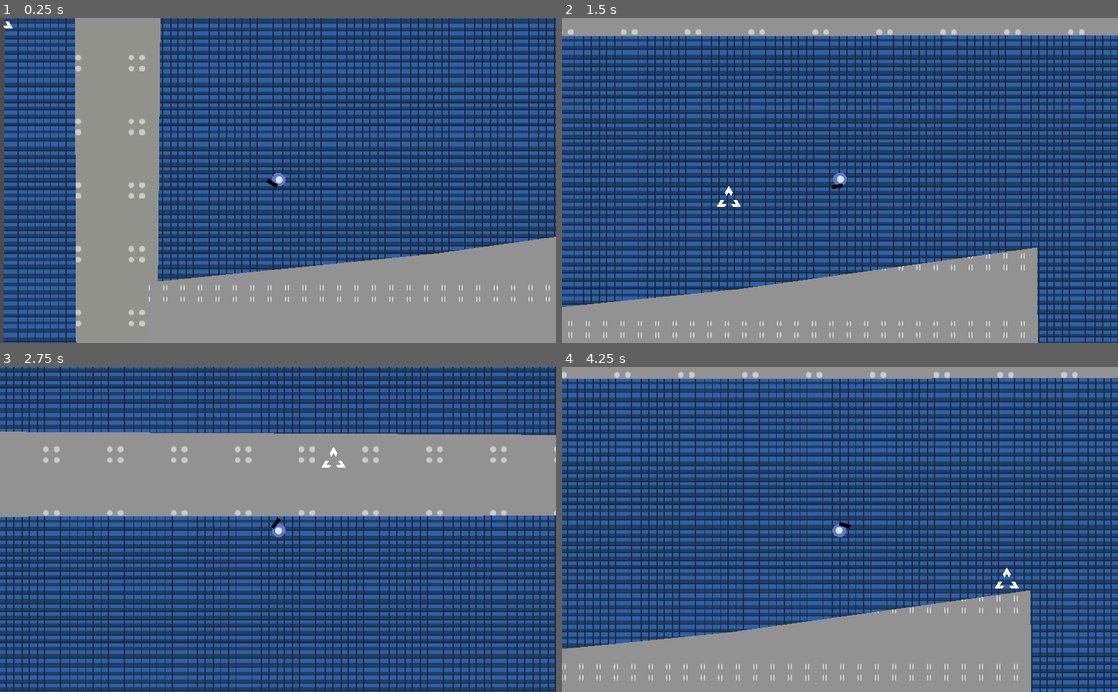
Above: before the commit, frames 1-4 (two rows, left to right).
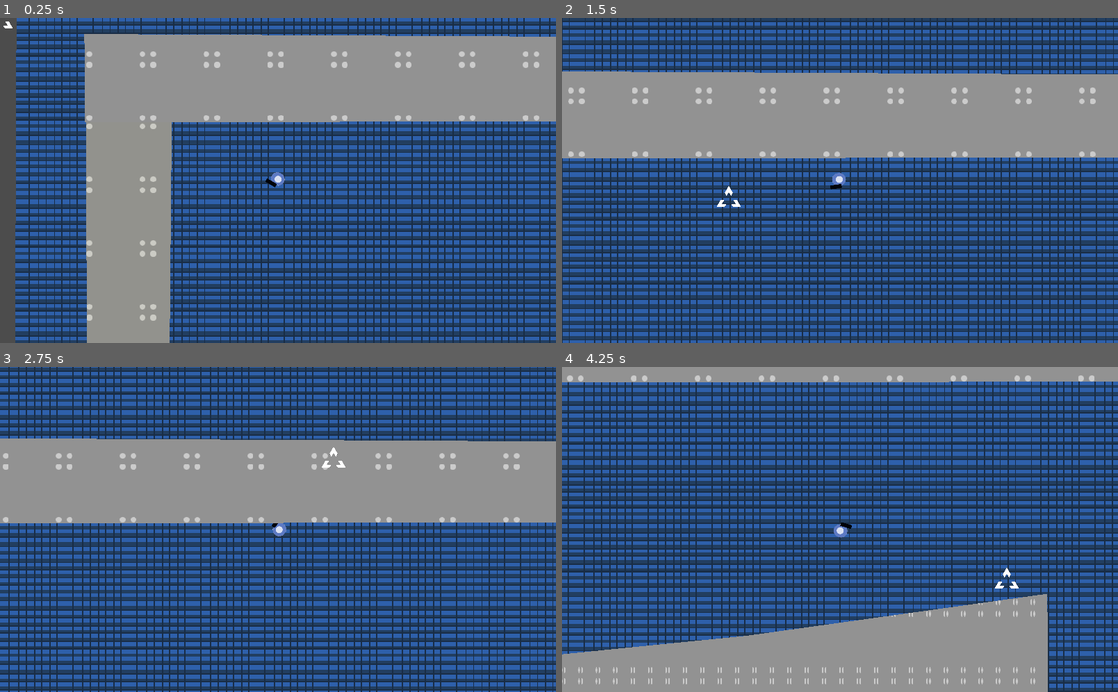
Above: after the commit, the same moments.

Repository: jnrdrgz/BadDrones
Game: Godot game, scene res://Game/Levels/Floor1.tscn
Two runs of this game, one before a commit and one after it. Both use one fixed random seed, a clock stepped at 60 frames per second and the inputs below. This scene is started directly instead of the project's main scene.
Inputs (mouse positions are in pixels of both pictures, inside the frame that each line leads up to):
- Up to frame 1 (0.25 s): no input
- Up to frame 2 (1.5 s): move the mouse to (962, 164) at 0.52 s; hold W (move_up) 0.53-1.28 s; click (962, 164) at 0.6 s; move the mouse to (728, 196) at 1.27 s; hold S (move_down) from 1.28 s (still down); click (728, 196) at 1.35 s
- Up to frame 3 (2.75 s): move the mouse to (333, 458) at 2.02 s; release S (move_down) at 2.03 s; hold W (move_up) from 2.03 s (still down); click (333, 458) at 2.1 s
- Up to frame 4 (4.25 s): move the mouse to (812, 594) at 2.77 s; click (812, 594) at 2.85 s; move the mouse to (1006, 578) at 3.52 s; release W (move_up) at 3.53 s; hold S (move_down) from 3.53 s (still down); click (1006, 578) at 3.6 s

The runs differ from the first frame. In frame 1, 75% of the frame differs, in the area x 0-100%, y 0-100%; in frame 2, 91%; in frame 3, 46%; in frame 4, 73%.

Commit message:
explosiones

Diff:
--- a/Game/Argos.gd
+++ b/Game/Argos.gd
@@ -4,7 +4,9 @@
 const MOVE_SPEED = 200
 onready var raycast = $RayCast2D
 
-var player_already_saw = false
+var killed = false
+
+var player_already_saw = true
 
 ##node path for the ai
 export (NodePath) var path
@@ -22,18 +24,35 @@
 		var vec_to_player = player.global_position - global_position
 		vec_to_player = vec_to_player.normalized()
 		global_rotation = atan2(vec_to_player.y, vec_to_player.x)
-		move_and_collide(vec_to_player * MOVE_SPEED * delta)
+		var collision = move_and_collide(vec_to_player * MOVE_SPEED * delta)
 
+		if collision :
+			var obj_coll = collision.collider
+
+			if obj_coll:
+				if obj_coll.is_in_group("walls"):
+					print("Wall collision")
+					kill()
 
 	if raycast.is_colliding():
 		var coll = raycast.get_collider()
 		if coll.name == "Player":
 			get_tree().change_scene("res://Menu.tscn")
 
+
+func _process(delta):
+	if killed:
+		if $Explosion.finished:
+			queue_free()
+
 func kill():
 	print("kill")
-	queue_free()
+	$Explosion.visible = true
+	$Sprite.visible = false
+	$Explosion.play_anim("main_explosion")
+	killed = true
+
 
 func set_player():
 	#change
-	player = get_parent().get_parent().get_node("Player")
+	player = get_parent().get_parent().get_parent().get_parent().get_node("Player")
--- a/Game/Argos.tscn
+++ b/Game/Argos.tscn
@@ -1,10 +1,11 @@
-[gd_scene load_steps=5 format=2]
+[gd_scene load_steps=6 format=2]
 
 [ext_resource path="res://Assets/argos_rigth.png" type="Texture" id=1]
 [ext_resource path="res://Game/Argos.gd" type="Script" id=2]
+[ext_resource path="res://Game/Explosion.tscn" type="PackedScene" id=3]
 
 [sub_resource type="CircleShape2D" id=1]
-radius = 30.2183
+radius = 27.6666
 
 [sub_resource type="RectangleShape2D" id=2]
 extents = Vector2( 132.662, 30.1122 )
@@ -23,7 +24,6 @@
 shape = SubResource( 1 )
 
 [node name="RayCast2D" type="RayCast2D" parent="."]
-enabled = true
 cast_to = Vector2( 22, 0 )
 
 [node name="Area2D" type="Area2D" parent="."]
@@ -31,3 +31,6 @@
 [node name="CollisionShape2D" type="CollisionShape2D" parent="Area2D"]
 position = Vector2( 131.408, 0.0764313 )
 shape = SubResource( 2 )
+disabled = true
+
+[node name="Explosion" parent="." instance=ExtResource( 3 )]
--- a/Game/BaseLevel.gd
+++ b/Game/BaseLevel.gd
@@ -14,4 +14,8 @@
 
 func _physics_process(delta):
 	for enemy in enemies_node.get_children():
-		enemy.get_node("PathFollow2D").offset += delta*path_speed
+		if enemy.get_node("PathFollow2D").has_node("Argos"):
+			var e = enemy.get_node("PathFollow2D").get_node("Argos")
+			if e:
+				if not e.player_already_saw:
+					enemy.get_node("PathFollow2D").offset += delta*path_speed
--- /dev/null
+++ b/Game/Explosion.gd
@@ -0,0 +1,15 @@
+extends Node2D
+
+var finished = false
+onready var anim_player = $AnimationPlayer
+
+func _ready():
+	pass # Replace with function body.
+
+func _on_AnimationPlayer_animation_finished(anim_name):
+	finished = true
+
+func play_anim(anim):
+	if anim_player.current_animation == anim:
+		return
+	anim_player.play(anim)
--- /dev/null
+++ b/Game/Explosion.tscn
@@ -0,0 +1,32 @@
+[gd_scene load_steps=4 format=2]
+
+[ext_resource path="res://Assets/explosion_oga.png" type="Texture" id=1]
+[ext_resource path="res://Game/Explosion.gd" type="Script" id=2]
+
+[sub_resource type="Animation" id=1]
+resource_name = "main_explosion"
+length = 1.7
+tracks/0/type = "value"
+tracks/0/path = NodePath("Sprite:frame")
+tracks/0/interp = 1
+tracks/0/loop_wrap = true
+tracks/0/imported = false
+tracks/0/enabled = true
+tracks/0/keys = {
+"times": PoolRealArray( 0.2, 0.3, 0.4, 0.5, 0.6, 0.7, 0.8, 0.9, 1, 1.1, 1.2, 1.3, 1.6 ),
+"transitions": PoolRealArray( 1, 1, 1, 1, 1, 1, 1, 1, 1, 1, 1, 1, 1 ),
+"update": 1,
+"values": [ 0, 1, 2, 3, 4, 5, 6, 7, 8, 9, 10, 11, 12 ]
+}
+
+[node name="Explosion" type="Node2D"]
+script = ExtResource( 2 )
+
+[node name="Sprite" type="Sprite" parent="."]
+texture = ExtResource( 1 )
+hframes = 13
+frame = 12
+
+[node name="AnimationPlayer" type="AnimationPlayer" parent="."]
+anims/main_explosion = SubResource( 1 )
+[connection signal="animation_finished" from="AnimationPlayer" to="." method="_on_AnimationPlayer_animation_finished"]
--- a/Game/Levels/Floor1.tscn
+++ b/Game/Levels/Floor1.tscn
@@ -22,6 +22,12 @@
 texture = ExtResource( 3 )
 polygon = PoolVector2Array( -106.232, -274.429, -113.359, 1507.37, 3564.27, 1521.62, 3542.89, -295.81 )
 
+[node name="Player" parent="." index="1"]
+position = Vector2( 300.902, 88.9032 )
+
+[node name="Camera2D" parent="Player" index="3"]
+position = Vector2( -1.84726, 0.146667 )
+
 [node name="Path2D" type="Path2D" parent="Enemies" index="0"]
 curve = SubResource( 1 )
 
@@ -39,31 +45,39 @@
 curve = SubResource( 2 )
 
 [node name="PathFollow2D" type="PathFollow2D" parent="Enemies/Path2D2" index="0"]
-position = Vector2( 2662.13, -135.765 )
+position = Vector2( 2662.71, -136.623 )
+rotation = -3.13975
 
 [node name="Argos" parent="Enemies/Path2D2/PathFollow2D" index="0" instance=ExtResource( 4 )]
 
-[node name="MainWall" type="StaticBody2D" parent="Walls" index="0"]
+[node name="MainWall" type="StaticBody2D" parent="Walls" index="0" groups=[
+"walls",
+]]
 
-[node name="CollisionPolygon2D" type="CollisionPolygon2D" parent="Walls/MainWall" index="0"]
-polygon = PoolVector2Array( -3.81559, 0.474777, 4.24268, 1299.54, 3421.43, 1342.26, 3389.4, 7.41736, 2921.83, 3.85552, 2962.25, 851.036, 3129.18, 1069.76, 325.181, 1055.76, 120.23, 1063.05, 138.285, -2.32831 )
-
-[node name="Wall" type="Polygon2D" parent="Walls/MainWall" index="1"]
+[node name="Wall" type="Polygon2D" parent="Walls/MainWall" index="0"]
 position = Vector2( 0, -3.5636 )
 color = Color( 1, 1, 0.964706, 1 )
 texture = ExtResource( 2 )
 polygon = PoolVector2Array( 2.20593, -5.94447, 136.511, -1.90363, 126.627, 1059.6, 3141.43, 1073.85, 2963.25, 867.162, 2920.87, -13.9167, 3389.03, -7.3096, 3414.3, 1332.67, 7.06934, 1303.88 )
 
-[node name="UpWall" type="StaticBody2D" parent="Walls" index="1"]
+[node name="CollisionPolygon2D" type="CollisionPolygon2D" parent="Walls/MainWall" index="1"]
+polygon = PoolVector2Array( -3.81559, 0.474777, 4.24268, 1299.54, 3421.43, 1342.26, 3389.4, 7.41736, 2921.83, 3.85552, 2962.25, 851.036, 3129.18, 1069.76, 325.181, 1055.76, 120.23, 1063.05, 138.285, -2.32831 )
 
-[node name="CollisionPolygon2D" type="CollisionPolygon2D" parent="Walls/UpWall" index="0"]
-polygon = PoolVector2Array( -11.7707, -5.45282, 3390.86, 2.54718, 3382.86, -125.453, 0.90097, -117.453 )
+[node name="UpWall" type="StaticBody2D" parent="Walls" index="1" groups=[
+"walls",
+]]
 
-[node name="Polygon2D" type="Polygon2D" parent="Walls/UpWall" index="1"]
+[node name="Polygon2D" type="Polygon2D" parent="Walls/UpWall" index="0"]
 texture = ExtResource( 2 )
 polygon = PoolVector2Array( 0.438637, -1.63244, -0.295227, -140.024, 3382.31, -120.996, 3391.82, -6.83258 )
 
-[node name="Wall1" type="StaticBody2D" parent="Walls" index="2"]
+[node name="CollisionPolygon2D" type="CollisionPolygon2D" parent="Walls/UpWall" index="1"]
+position = Vector2( -7.13525, -11.8921 )
+polygon = PoolVector2Array( -11.7707, -5.45282, 3390.86, 2.54718, 3382.86, -125.453, 0.90097, -117.453 )
+
+[node name="Wall1" type="StaticBody2D" parent="Walls" index="2" groups=[
+"walls",
+]]
 position = Vector2( 116.736, 457.965 )
 
 [node name="Polygon2D" type="Polygon2D" parent="Walls/Wall1" index="0"]
@@ -75,7 +89,9 @@
 position = Vector2( -224.492, 76.3274 )
 polygon = PoolVector2Array( 213.155, 87.0527, 1145.49, 79.9174, 1128.84, -195.979, 215.534, -81.8147 )
 
-[node name="Wall2" type="StaticBody2D" parent="Walls" index="3"]
+[node name="Wall2" type="StaticBody2D" parent="Walls" index="3" groups=[
+"walls",
+]]
 position = Vector2( 1391.85, 251.432 )
 
 [node name="Polygon2D" type="Polygon2D" parent="Walls/Wall2" index="0"]
@@ -88,7 +104,9 @@
 position = Vector2( 210.036, 429.407 )
 polygon = PoolVector2Array( 1363.62, 189.332, 1354.88, 45.6059, -56.2125, -259.673, 41.2581, -132.537 )
 
-[node name="Wall4" type="StaticBody2D" parent="Walls" index="4"]
+[node name="Wall4" type="StaticBody2D" parent="Walls" index="4" groups=[
+"walls",
+]]
 position = Vector2( 848.581, 866.541 )
 
 [node name="Polygon2D" type="Polygon2D" parent="Walls/Wall4" index="0"]
@@ -101,7 +119,9 @@
 position = Vector2( 91.6846, -17.853 )
 polygon = PoolVector2Array( 778.961, 53.2416, 765.507, -108.211, 82.6992, -114.938, 94.7988, 213.51, 233.39, 219.18, 378.695, 33.0601 )
 
-[node name="Wall3" type="StaticBody2D" parent="Walls" index="5"]
+[node name="Wall3" type="StaticBody2D" parent="Walls" index="5" groups=[
+"walls",
+]]
 position = Vector2( 1831.86, 565.721 )
 
 [node name="Polygon2D" type="Polygon2D" parent="Walls/Wall3" index="0"]
Binary file added: Assets/explosion_oga.png
Not shown, added: Assets/explosion_oga.png.import
